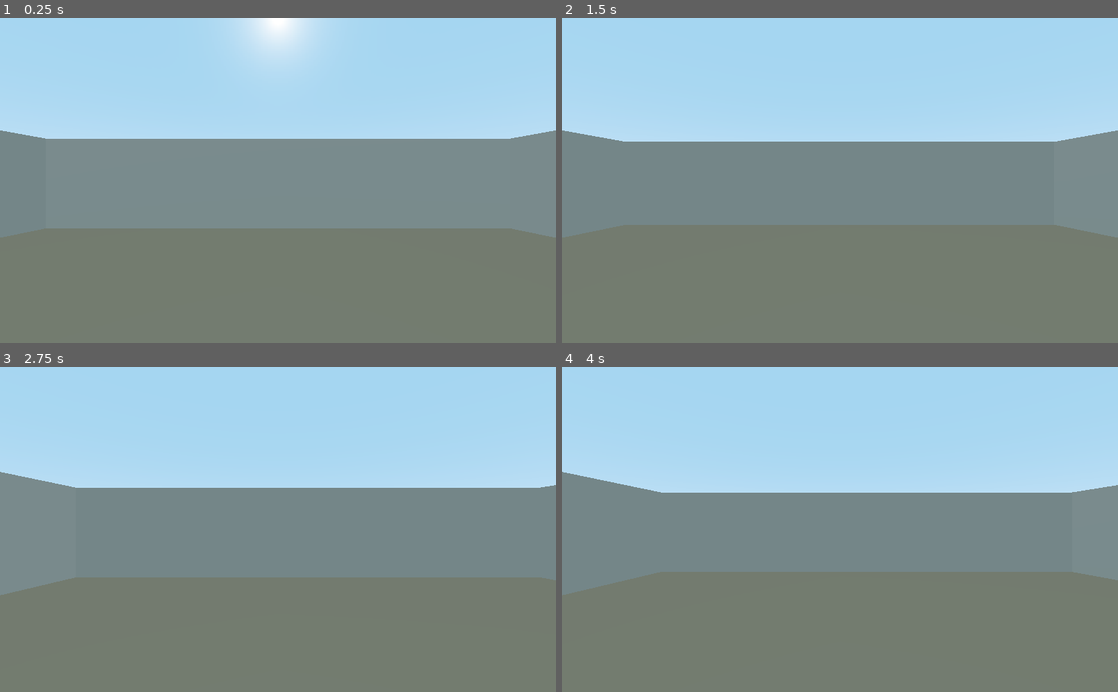
Above: before the commit, frames 1-4 (two rows, left to right).
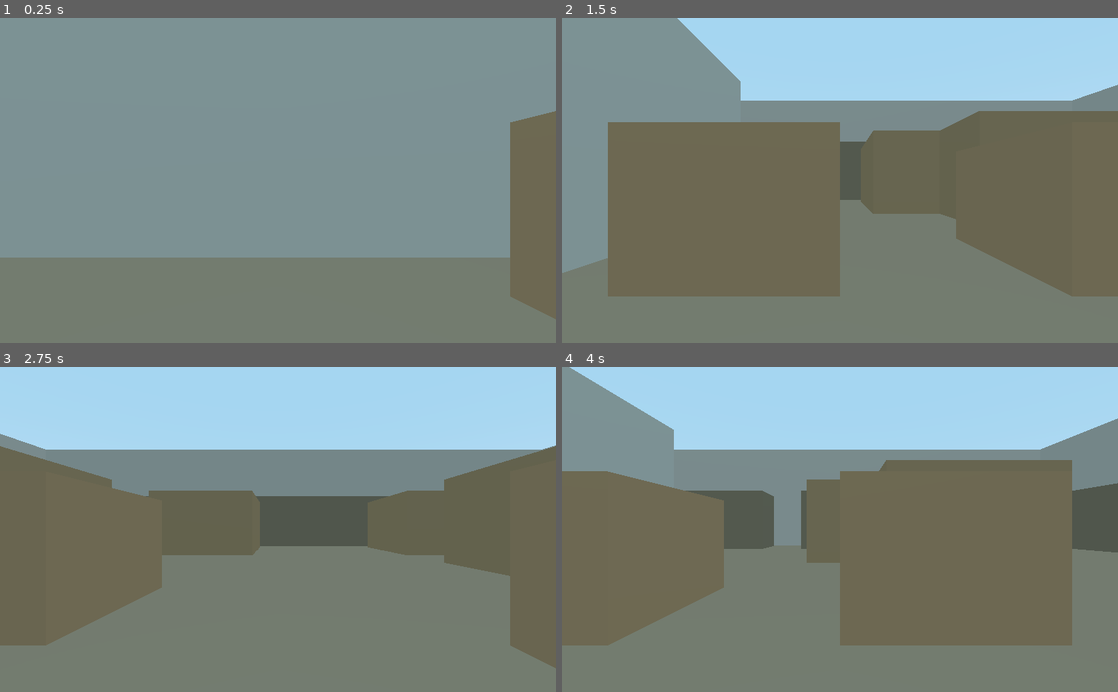
Above: after the commit, the same moments.

Repository: fenrisulf75/river-of-dawn
Game: Godot game, scene res://scenes/Yeriho.tscn
The game is run twice, just before and just after one commit, with the same random seed, the same clock (stepped at 60 frames per second) and the same inputs.
Inputs:
- Up to frame 1 (0.25 s): no input
- Up to frame 2 (1.5 s): tap Enter at 0.5 s; hold Right (ui_right) 0.53-1.28 s; tap Space at 1.25 s; hold Down (ui_down) from 1.28 s (still down)
- Up to frame 3 (2.75 s): tap Enter at 2 s; release Down (ui_down) at 2.03 s; hold Right (ui_right) from 2.03 s (still down)
- Up to frame 4 (4 s): tap Space at 2.75 s; release Right (ui_right) at 2.78 s; hold Up (ui_up) 2.78-3.53 s; tap Enter at 3.5 s; hold Left (ui_left) from 3.53 s (still down)

The runs differ from the first frame. In frame 1, 49% of the frame differs, in the area x 0-100%, y 0-93%; in frame 2, 58%, in the area x 0-100%, y 0-86%; in frame 3, 45%; in frame 4, 55%.

Commit message:
Add building prefabs and city generator system

Diff:
--- /dev/null
+++ b/prefabs/House.tscn
@@ -0,0 +1,21 @@
+[gd_scene load_steps=4 format=2]
+
+[sub_resource type="CubeMesh" id=1]
+size = Vector3( 2, 2.5, 2 )
+
+[sub_resource type="SpatialMaterial" id=2]
+albedo_color = Color( 0.784314, 0.627451, 0.439216, 1 )
+
+[sub_resource type="BoxShape" id=3]
+extents = Vector3( 0.45, 1.25, 0.45 )
+
+[node name="House" type="Spatial"]
+
+[node name="MeshInstance" type="MeshInstance" parent="."]
+mesh = SubResource( 1 )
+material/0 = SubResource( 2 )
+
+[node name="StaticBody" type="StaticBody" parent="."]
+
+[node name="CollisionShape" type="CollisionShape" parent="StaticBody"]
+shape = SubResource( 3 )
--- /dev/null
+++ b/prefabs/MarketStall.tscn
@@ -0,0 +1,21 @@
+[gd_scene load_steps=4 format=2]
+
+[sub_resource type="CubeMesh" id=1]
+size = Vector3( 1, 1.5, 1 )
+
+[sub_resource type="SpatialMaterial" id=2]
+albedo_color = Color( 0.831373, 0.647059, 0.454902, 1 )
+
+[sub_resource type="BoxShape" id=3]
+extents = Vector3( 0.25, 0.75, 0.3 )
+
+[node name="MarketStall" type="Spatial"]
+
+[node name="MeshInstance" type="MeshInstance" parent="."]
+mesh = SubResource( 1 )
+material/0 = SubResource( 2 )
+
+[node name="StaticBody" type="StaticBody" parent="MeshInstance"]
+
+[node name="CollisionShape" type="CollisionShape" parent="MeshInstance/StaticBody"]
+shape = SubResource( 3 )
--- /dev/null
+++ b/prefabs/TempleBlock.tscn
@@ -0,0 +1,21 @@
+[gd_scene load_steps=4 format=2]
+
+[sub_resource type="CubeMesh" id=1]
+size = Vector3( 4, 4, 2 )
+
+[sub_resource type="SpatialMaterial" id=2]
+albedo_color = Color( 0.941176, 0.901961, 0.823529, 1 )
+
+[sub_resource type="BoxShape" id=3]
+extents = Vector3( 1.95, 2, 0.95 )
+
+[node name="TempleBlock" type="Spatial"]
+
+[node name="MeshInstance" type="MeshInstance" parent="."]
+mesh = SubResource( 1 )
+material/0 = SubResource( 2 )
+
+[node name="StaticBody" type="StaticBody" parent="."]
+
+[node name="CollisionShape" type="CollisionShape" parent="StaticBody"]
+shape = SubResource( 3 )
--- /dev/null
+++ b/prefabs/WallSegment.tscn
@@ -0,0 +1,21 @@
+[gd_scene load_steps=4 format=2]
+
+[sub_resource type="CubeMesh" id=1]
+size = Vector3( 1, 3, 1 )
+
+[sub_resource type="SpatialMaterial" id=2]
+albedo_color = Color( 0.627451, 0.54902, 0.431373, 1 )
+
+[sub_resource type="BoxShape" id=3]
+extents = Vector3( 0.45, 1.5, 0.45 )
+
+[node name="WallSegment" type="Spatial"]
+
+[node name="MeshInstance" type="MeshInstance" parent="."]
+mesh = SubResource( 1 )
+material/0 = SubResource( 2 )
+
+[node name="StaticBody" type="StaticBody" parent="."]
+
+[node name="CollisionShape" type="CollisionShape" parent="StaticBody"]
+shape = SubResource( 3 )
--- a/scenes/Yeriho.gd
+++ b/scenes/Yeriho.gd
@@ -1,4 +1,32 @@
 extends Spatial
+
+# Yeriho 16x16 ASCII map
+const CITY_MAP = """
+################
+#..==BBBBBB==..#
+#..=B......B=..#
+#..=B...D..B=..#
+#..=B......B=..#
+#..==BBBBBB==..#
+#====.?C...====#
+#H==M..S..M===E
+W===T==M==A====#
+#H==M==O==M==H=#
+#N.=HH==..==HN.#
+#..==K=...=F===#
+#==.S==P==S..==#
+#H.==H====H==..#
+#.==R==...==C=.#
+################
+"""
+
+# Prefab paths
+var wall_prefab = preload("res://prefabs/WallSegment.tscn")
+var house_prefab = preload("res://prefabs/House.tscn")
+var temple_prefab = preload("res://prefabs/TempleBlock.tscn")
+var market_prefab = preload("res://prefabs/MarketStall.tscn")
+
+# (then the rest of your existing code: tile_size, is_moving, camera, etc.)
 
 var tile_size = 1.0
 var is_moving = false
@@ -11,9 +39,9 @@
 		return
 
 	if Input.is_action_just_pressed("ui_left"):
+		rotate_camera(90)
+	elif Input.is_action_just_pressed("ui_right"):
 		rotate_camera(-90)
-	elif Input.is_action_just_pressed("ui_right"):
-		rotate_camera(90)
 	elif Input.is_action_just_pressed("ui_up"):
 		move_camera(1)
 	elif Input.is_action_just_pressed("ui_down"):
@@ -39,9 +67,53 @@
 
 	var target_position = camera.global_transform.origin + (forward * tile_size * direction)
 
+	# Get the KinematicBody
+	var body = camera.get_node("KinematicBody")
+
+	# Test the move
+	var collision = body.move_and_collide(forward * tile_size * direction, true, true, true)
+
+	if collision:
+		# Hit something, don't move
+		is_moving = false
+		return
+
+	# No collision, move
 	var tween = create_tween()
 	tween.tween_property(camera, "global_transform:origin", target_position, 0.3)
 	tween.tween_callback(self, "finish_move")
 
 func finish_move():
 	is_moving = false
+
+func _ready():
+	generate_city()
+
+func generate_city():
+	var lines = CITY_MAP.split("\n")
+	var grid_size = 1.0  # Each character = 1 unit
+
+	for row in range(lines.size()):
+		var line = lines[row]
+		for col in range(line.length()):
+			var tile = line[col]
+			var pos = Vector3(col - 8, 0, row - 8)
+
+			match tile:
+				"#":
+					spawn_prefab(wall_prefab, pos)
+				"H", "N":
+					print("House at: ", pos)
+					spawn_prefab(house_prefab, pos)
+				"B":
+					print("Temple at: ", pos)
+					spawn_prefab(temple_prefab, pos)
+				"M":
+					print("Market at: ", pos)
+					spawn_prefab(market_prefab, pos)
+				# Add more as needed: T, S, O, etc.
+
+func spawn_prefab(prefab, position):
+	var instance = prefab.instance()
+	add_child(instance)
+	instance.global_transform.origin = Vector3(position.x, 0, position.z)  # Force Y to 0
--- a/scenes/Yeriho.tscn
+++ b/scenes/Yeriho.tscn
@@ -1,6 +1,10 @@
-[gd_scene load_steps=6 format=2]
+[gd_scene load_steps=7 format=2]
 
 [ext_resource path="res://scenes/Yeriho.gd" type="Script" id=1]
+
+[sub_resource type="CapsuleShape" id=5]
+radius = 0.25
+height = 1.5
 
 [sub_resource type="PlaneMesh" id=1]
 size = Vector2( 16, 16 )
@@ -18,8 +22,13 @@
 script = ExtResource( 1 )
 
 [node name="Camera" type="Camera" parent="."]
-transform = Transform( 1, 0, 0, 0, 1, 0, 0, 0, 1, 0, 1.6, 0 )
+transform = Transform( 1, 0, 0, 0, 1, 0, 0, 0, 1, 0.5, 0.5, 0.5 )
 current = true
+
+[node name="KinematicBody" type="KinematicBody" parent="Camera"]
+
+[node name="CollisionShape" type="CollisionShape" parent="Camera/KinematicBody"]
+shape = SubResource( 5 )
 
 [node name="Floor" type="MeshInstance" parent="."]
 mesh = SubResource( 1 )
